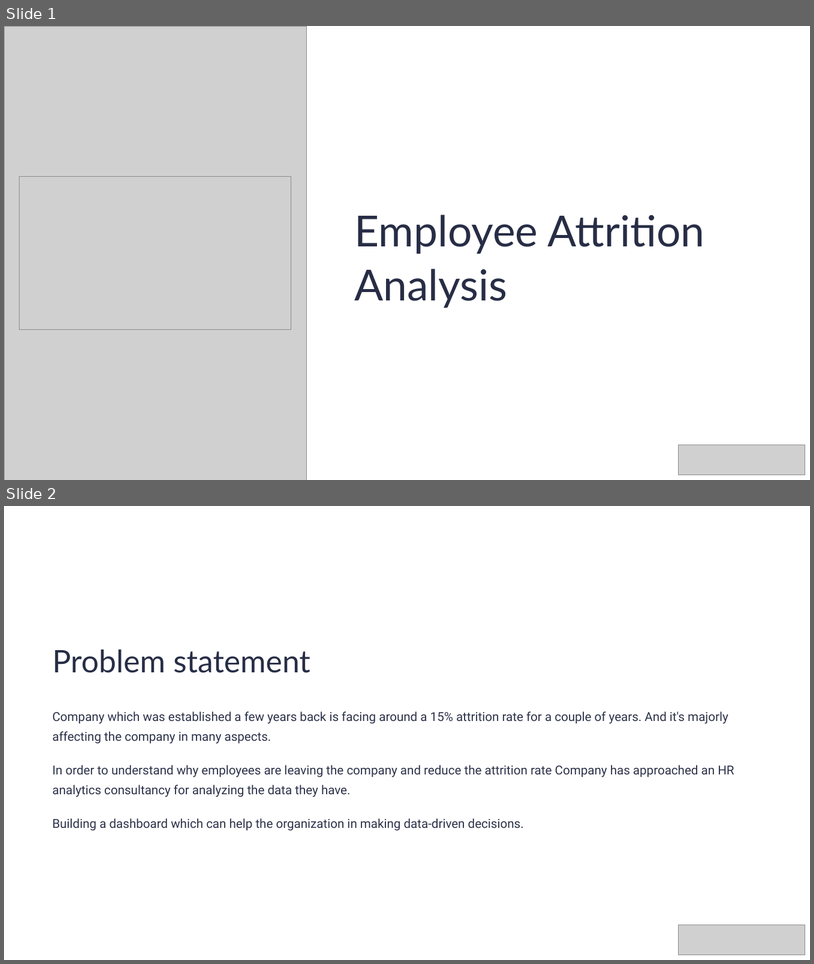
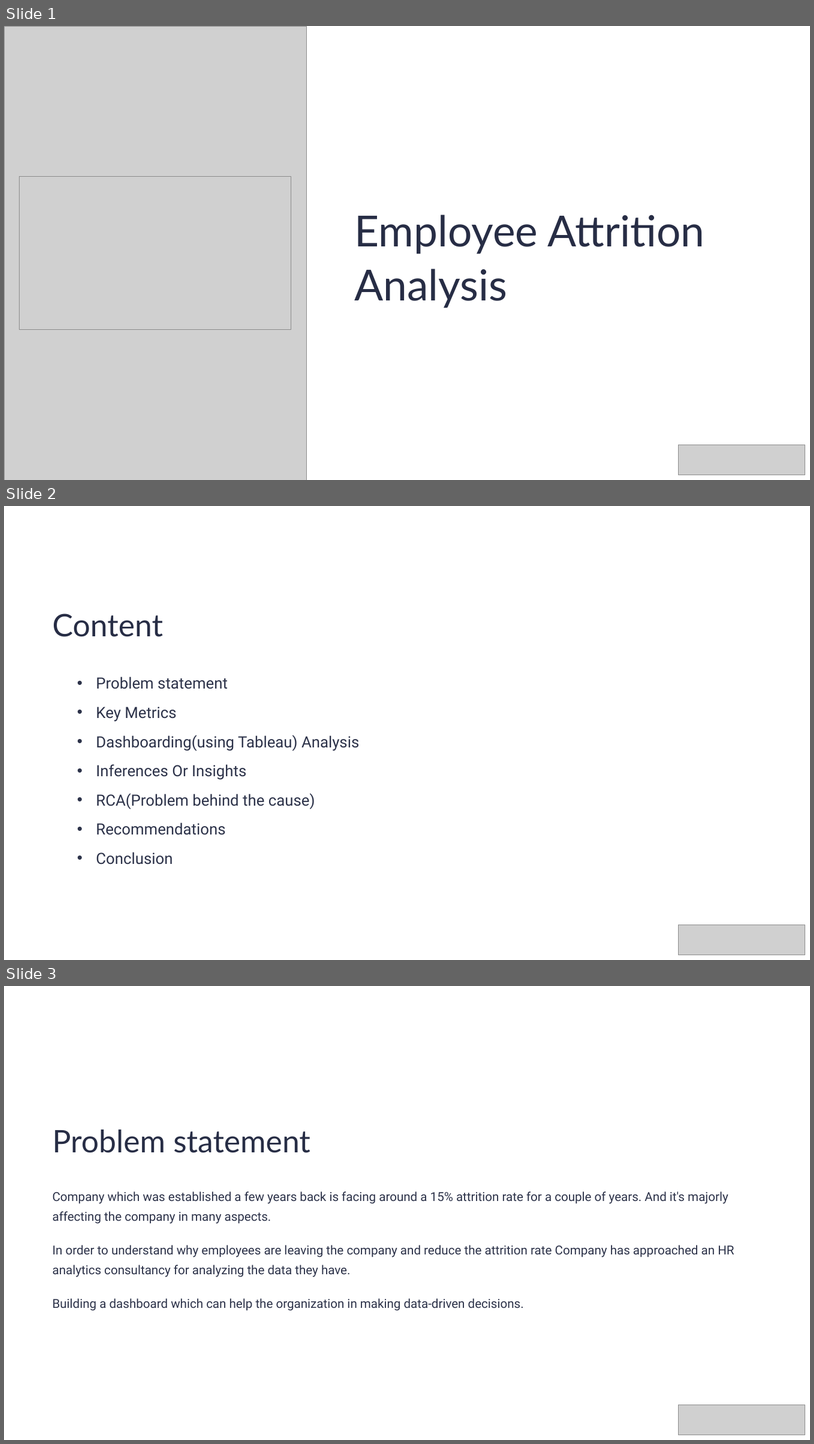
Before and after one commit to ankit-verma2000/Employee-attrition-analysis, a slide deck: Employee-Attrition-Analysis.pptx. Shown one above the other, each under a label of ours: slides 1 and 2 before the commit, slides 1, 2 and 3 after it. The pictures are 814x964 and 814x1444 pixels, drawn with LibreOffice and Linux fonts; fonts in the diff are those of the drawing; grey boxes stand for pictures. Boxes give left, top, right and bottom in pixels: in the first picture for what was removed or moved away, otherwise in the second. Text is boxed around its words. In the diff, an @@ line names an element or a change of style, - is before the commit and + after.

```diff
--- a/Employee-Attrition-Analysis.pptx
+++ b/Employee-Attrition-Analysis.pptx
@@ slide 2 added at box(4, 506, 810, 960), background #FFFFFF @@
@@ rectangle added at box(4, 506, 810, 960), fill #FFFFFF @@
@@ text added at box(53, 613, 163, 637), 44.3 pt, text #272D45 @@
+Content
@@ text added at box(96, 676, 228, 689), 22.1 pt, text #2C3249 @@
+• Problem statement
@@ text added at box(96, 706, 176, 721), 22.1 pt, text #2C3249 @@
+• Key Metrics
@@ text added at box(96, 735, 359, 751), 22.1 pt, text #2C3249 @@
+• Dashboarding(using Tableau) Analysis
@@ text added at box(96, 764, 246, 780), 22.1 pt, text #2C3249 @@
+• Inferences Or Insights
@@ text added at box(96, 793, 315, 809), 22.1 pt, text #2C3249 @@
+• RCA(Problem behind the cause)
@@ text added at box(96, 822, 225, 835), 22.1 pt, text #2C3249 @@
+• Recommendations
@@ text added at box(96, 852, 173, 864), 22.1 pt, text #2C3249 @@
+• Conclusion
@@ picture added at box(679, 924, 806, 955) @@
@@ what was slide 2 is now slide 3 @@
```
Also in this commit, not shown: 1 slide changed.
